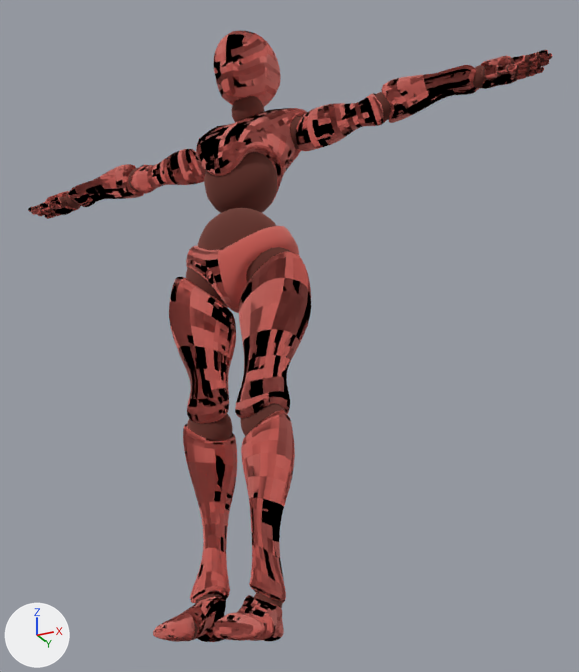
The glTF model assets/mascote.glb as it was, and as the next commit left it.
Rendered twice from a 50 mm camera at (103.9, -176.9, -4.0) aimed at (10.9, 9.1, 79.7). The lights are fixed; the arrows at lower left show +X, +Y and +Z. Vertices at the same position are counted once.

The scene before the commit, as lines of its bpy script (objects in view):
```python
mat_beta_highlimbsgeosg3 = principled_material('Beta_HighLimbsGeoSG3')
mat_beta_highlimbsgeosg3.base_color = (0.837, 0.302, 0.264)  # pink #ec958c
mat_beta_highlimbsgeosg3.metallic = 1.0
mat_beta_highlimbsgeosg3.roughness = 1.0
mat_beta_joints_mat1 = principled_material('Beta_Joints_MAT1')
mat_beta_joints_mat1.base_color = (0.333, 0.125, 0.101)  # brown #9c6359
mat_beta_joints_mat1.metallic = 1.0
mat_beta_joints_mat1.roughness = 1.0
me_beta_joints = bpy.data.meshes.new('Beta_Joints')
me_beta_joints.from_pydata(...)  # 10514 vertices, 20840 faces; spans x -88.0..88.0, y -13.0..13.0, z 0.0..160.0
me_beta_joints.materials.append(mat_beta_joints_mat1)  # brown #9c6359
me_beta_surface = bpy.data.meshes.new('Beta_Surface')
me_beta_surface.from_pydata(...)  # 14232 vertices, 28272 faces; spans x -90.0..90.0, y -17.0..15.0, z 0.0..181.0
me_beta_surface.materials.append(mat_beta_highlimbsgeosg3)  # pink #ec958c
ob_beta_joints = bpy.data.objects.new('Beta_Joints', me_beta_joints)
ob_beta_joints.location = (0.0, 0.0, 0.0)
ob_beta_surface = bpy.data.objects.new('Beta_Surface', me_beta_surface)
ob_beta_surface.location = (0.0, 0.0, 0.0)
```
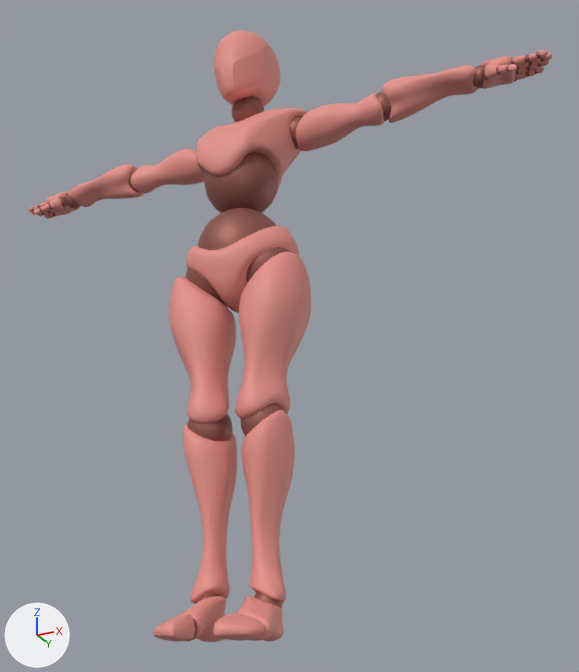
The newer file is also rescaled (x0.01) as a whole; pictures and numbers use the older file's frame.

Edits to the scene script, one JSON object a line:
```json
{"op": "set", "path": "mat_beta_highlimbsgeosg3.metallic", "old": "1.0", "new": "0.0"}
{"op": "set", "path": "mat_beta_highlimbsgeosg3.roughness", "old": "1.0", "new": "0.553"}
{"op": "set", "path": "mat_beta_joints_mat1.roughness", "old": "1.0", "new": "0.553"}
{"block": "me_beta_surface", "where": "me_beta_surface.from_pydata(...)  # 14232 vertices, 28272 faces; spans x -90.0..90.0, y -17.0..15.0, z 0.0..181.0"}
{"block": "me_beta_surface", "where": "# used by ob_beta_surface; location = (0.0, 0.0, 0.0)"}
{"block": "me_beta_surface", "change": "me_beta_surface part 1: 653 vertices moved within x -90.0..90.0, y -10.0..11.0, z 91.0..149.0; 1 vertex removed from x 82.0, y 4.0, z 144.0; 1 vertex added at x 83.0, y 4.0, z 144.0"}
{"block": "me_beta_surface", "change": "me_beta_surface part 2: 156 vertices moved within x -14.0..14.0, y -17.0..8.0, z 0.0..11.0"}
{"block": "me_beta_surface", "change": "me_beta_surface part 3: 24 vertices moved within x -13.0..13.0, y -5.0..4.0, z 49.0..63.0"}
```

Changed parts and their boxes [x1, y1, x2, y2] in the pictures (579 x 672 px; the box of a moved part takes in the faces that stretch with it):
```json
{"object": "Beta_Surface", "change": "surface changed", "before": [28, 31, 552, 642], "after": [28, 31, 552, 642], "on screen": "red to pink"}
{"object": "Beta_Joints", "change": "surface changed", "before": [32, 52, 544, 641], "after": [32, 52, 544, 641]}
{"part": 1, "of": "me_beta_surface", "change": "moved or reshaped", "before": [30, 50, 551, 283], "after": [30, 53, 552, 282]}
{"part": 2, "of": "me_beta_surface", "change": "moved or reshaped", "before": [158, 583, 284, 641], "after": [158, 580, 284, 641]}
{"part": 3, "of": "me_beta_surface", "change": "moved or reshaped", "before": [183, 407, 279, 450], "after": [183, 408, 279, 451]}
```
